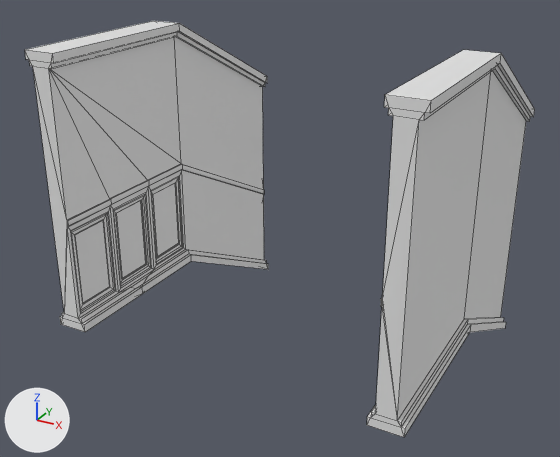
Before and after pictures for a commit that changed the FBX model Assets/Models/Hallway/Walls/SM_Stair_Base_Wall_Small.fbx.
Both versions are drawn from a 50 mm lens placed at (1.7, -9.34, 5.4), pointed at (-2.23, -2.21, 1.84). The lights are fixed; the arrows at lower left show +X, +Y and +Z. The older version comes first. Mesh edges are drawn as thin lines. Where no turn or scale is listed for an object, it has been applied to the vertices.

Objects in the first picture: 'SM_Stair_Base_Wall_Small'.
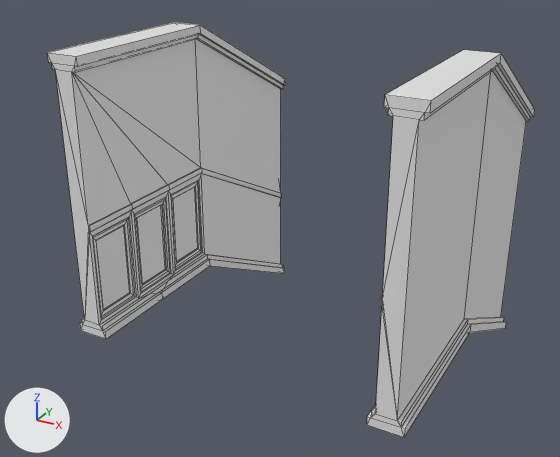
What changed in the scene script:
```text
Change me_cube_517:
    used by ob_sm_stair_base_wall_small; location = (0.0, 0.0, 0.0)
    remove me_cube_517.from_pydata(...)  # 360 vertices, 368 faces; spans x -4.0..0.0, y -4.0..0.0, z 0.0..4.0
    add me_cube_517.from_pydata(...)  # 360 vertices, 368 faces; spans x -3.71..0.0, y -4.0..0.0, z 0.0..4.0
    me_cube_517 part 1: the loose piece of 180 vertices spanning x -4.0..-3.64, y -4.0..0.0, z 0.0..4.0 is moved by (0.29, 0.0, 0.0)
```

Changed parts and their boxes (x1, y1, x2, y2) in the pictures (560 x 457 px; the box of a moved part takes in the faces that stretch with it):
'SM_Stair_Base_Wall_Small', reshaped: before (25, 21, 535, 437); after (47, 23, 535, 437)
part 1 of me_cube_517, moved or reshaped: before (25, 21, 268, 332); after (47, 23, 285, 339)
